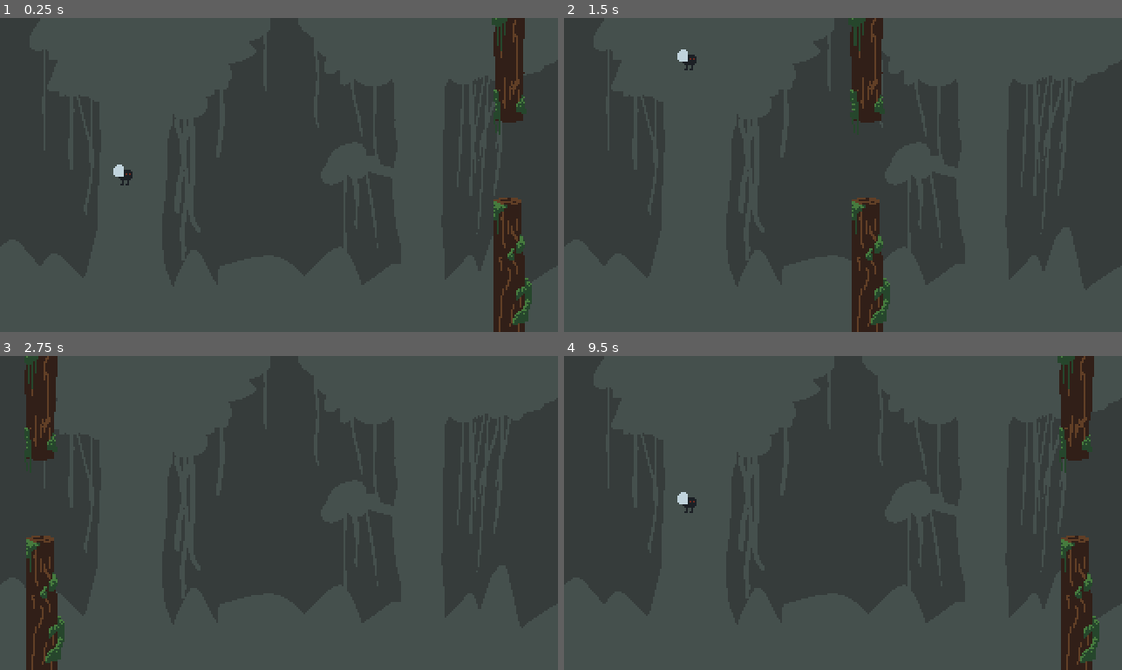
Above: before the commit, frames 1-4 (two rows, left to right).
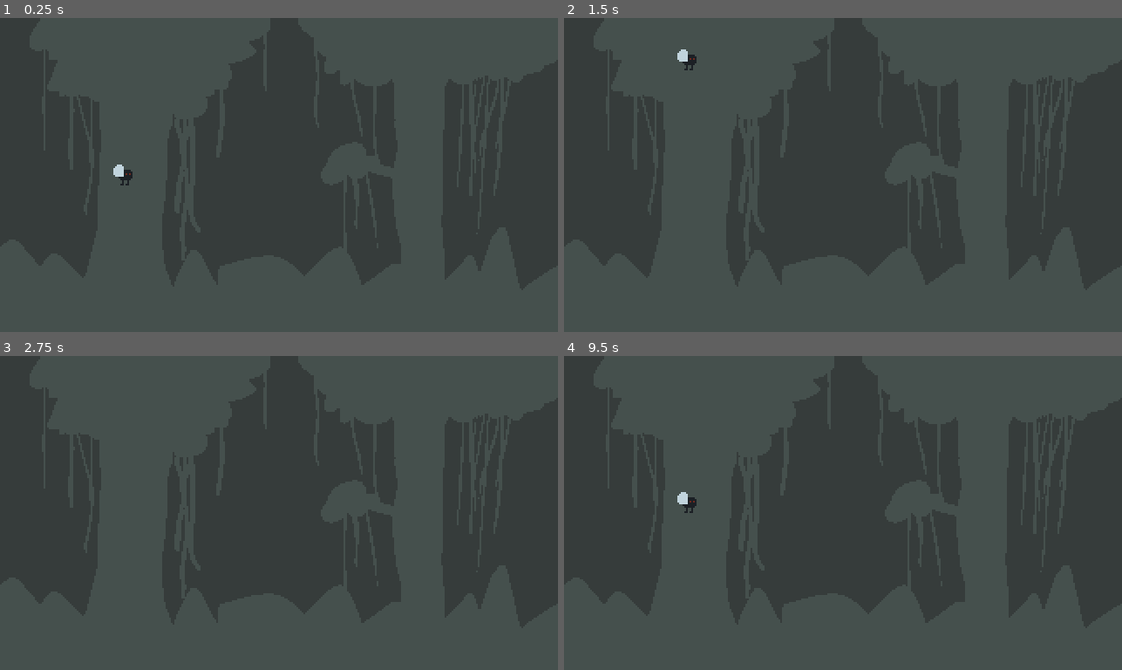
Above: after the commit, the same moments.

Repository: adrianwhatfield/flappy-fly
Game: Godot game, scene res://scenes/game.tscn
Two runs of this game, one before a commit and one after it. Both use one fixed random seed, a clock stepped at 60 frames per second and the inputs below.
Inputs:
- Up to frame 1 (0.25 s): no input
- Up to frame 2 (1.5 s): hold Up (ui_up) 0.53-1.28 s
- Up to frame 3 (2.75 s): hold Up (ui_up) from 2.03 s (still down)
- Up to frame 4 (9.5 s): tap Enter at 3.5, 5, 6.5 s; release Up (ui_up) at 3.53 s; tap Space at 4.25, 5.75, 7.25 s; hold Up (ui_up) 5.78-8.03 s

The runs differ from the first frame. In frame 1, 4.0% of the frame differs, in the area x 88-96%, y 0-100%; in frame 2, 3.9%; in frame 3, 3.9%; in frame 4, 4.1%.

Commit message:
Add reload scene when Trees collide

Diff:
--- a/flappy-fly/scenes/Player.gd
+++ b/flappy-fly/scenes/Player.gd
@@ -29,3 +29,12 @@
 
 func _on_FallSpace_body_shape_entered(body_rid, body, body_shape_index, local_shape_index):
 	get_tree().reload_current_scene()
+
+
+
+func _on_TreeBottom_body_entered(body):
+	get_tree().reload_current_scene()
+
+
+func _on_TreeTop_body_entered(body):
+	get_tree().reload_current_scene()
--- a/flappy-fly/scenes/Tree.tscn
+++ b/flappy-fly/scenes/Tree.tscn
@@ -4,14 +4,15 @@
 [ext_resource path="res://assets/tree_top.png" type="Texture" id=2]
 [ext_resource path="res://scenes/Tree.gd" type="Script" id=3]
 
-[sub_resource type="CapsuleShape2D" id=1]
+[sub_resource type="CapsuleShape2D" id=2]
 height = 124.0
 
-[sub_resource type="CapsuleShape2D" id=2]
+[sub_resource type="CapsuleShape2D" id=1]
 height = 124.0
 
 [node name="Tree" type="RigidBody2D"]
 gravity_scale = 0.0
+contact_monitor = true
 script = ExtResource( 3 )
 
 [node name="Sprite" type="Sprite" parent="."]
@@ -22,10 +23,10 @@
 position = Vector2( 0, 88 )
 texture = ExtResource( 1 )
 
+[node name="CollisionShape2D2" type="CollisionShape2D" parent="."]
+position = Vector2( -1, 90 )
+shape = SubResource( 2 )
+
 [node name="CollisionShape2D" type="CollisionShape2D" parent="."]
 position = Vector2( -1, -97 )
 shape = SubResource( 1 )
-
-[node name="CollisionShape2D2" type="CollisionShape2D" parent="."]
-position = Vector2( -1, 90 )
-shape = SubResource( 2 )
--- /dev/null
+++ b/flappy-fly/scenes/TreeBottom.gd
@@ -0,0 +1,9 @@
+extends Area2D
+
+
+func _ready():
+	pass # Replace with function body.
+
+
+func _physics_process(delta):
+	position += Vector2(-2,0)
--- /dev/null
+++ b/flappy-fly/scenes/TreeBottom.tscn
@@ -0,0 +1,22 @@
+[gd_scene load_steps=4 format=2]
+
+[ext_resource path="res://scenes/TreeBottom.gd" type="Script" id=1]
+[ext_resource path="res://assets/tree_bottom.png" type="Texture" id=2]
+
+[sub_resource type="CapsuleShape2D" id=2]
+radius = 8.0
+height = 120.0
+
+[node name="TreeBottom" type="Area2D"]
+collision_layer = 2
+script = ExtResource( 1 )
+__meta__ = {
+"_edit_group_": true
+}
+
+[node name="Sprite" type="Sprite" parent="."]
+texture = ExtResource( 2 )
+
+[node name="CollisionShape2D" type="CollisionShape2D" parent="."]
+position = Vector2( -3, -2 )
+shape = SubResource( 2 )
--- /dev/null
+++ b/flappy-fly/scenes/TreeTop.gd
@@ -0,0 +1,9 @@
+extends Area2D
+
+
+func _ready():
+	pass # Replace with function body.
+
+
+func _physics_process(delta):
+	position += Vector2(-2,0)
--- /dev/null
+++ b/flappy-fly/scenes/TreeTop.tscn
@@ -0,0 +1,21 @@
+[gd_scene load_steps=4 format=2]
+
+[ext_resource path="res://assets/tree_top.png" type="Texture" id=1]
+[ext_resource path="res://scenes/TreeTop.gd" type="Script" id=2]
+
+[sub_resource type="CapsuleShape2D" id=2]
+radius = 9.0
+height = 118.0
+
+[node name="TreeTop" type="Area2D"]
+script = ExtResource( 2 )
+__meta__ = {
+"_edit_group_": true
+}
+
+[node name="Sprite" type="Sprite" parent="."]
+texture = ExtResource( 1 )
+
+[node name="CollisionShape2D" type="CollisionShape2D" parent="."]
+position = Vector2( -2, -4 )
+shape = SubResource( 2 )
--- a/flappy-fly/scenes/game.tscn
+++ b/flappy-fly/scenes/game.tscn
@@ -1,8 +1,7 @@
-[gd_scene load_steps=5 format=2]
+[gd_scene load_steps=4 format=2]
 
 [ext_resource path="res://assets/art/background.png" type="Texture" id=1]
 [ext_resource path="res://scenes/Player.tscn" type="PackedScene" id=2]
-[ext_resource path="res://scenes/Tree.tscn" type="PackedScene" id=3]
 
 [sub_resource type="RectangleShape2D" id=1]
 extents = Vector2( 172, 10 )
@@ -32,9 +31,4 @@
 position = Vector2( -2, 0 )
 shape = SubResource( 1 )
 
-[node name="Tree" parent="." instance=ExtResource( 3 )]
-position = Vector2( 298, 85 )
-collision_layer = 2
-
 [connection signal="body_shape_entered" from="FallSpace" to="Player" method="_on_FallSpace_body_shape_entered"]
-[connection signal="body_shape_entered" from="FallSpace" to="Tree" method="_on_FallSpace_body_shape_entered"]
